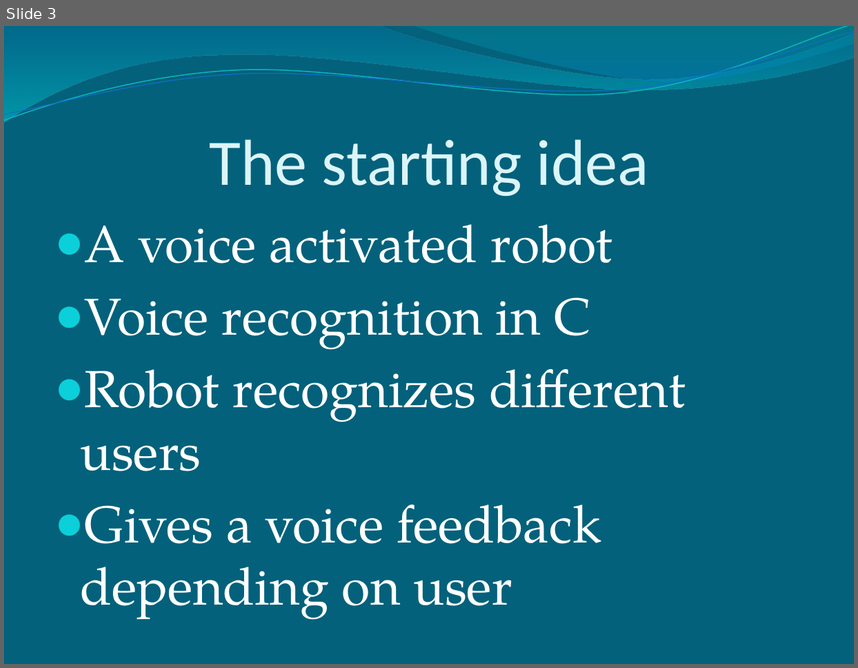
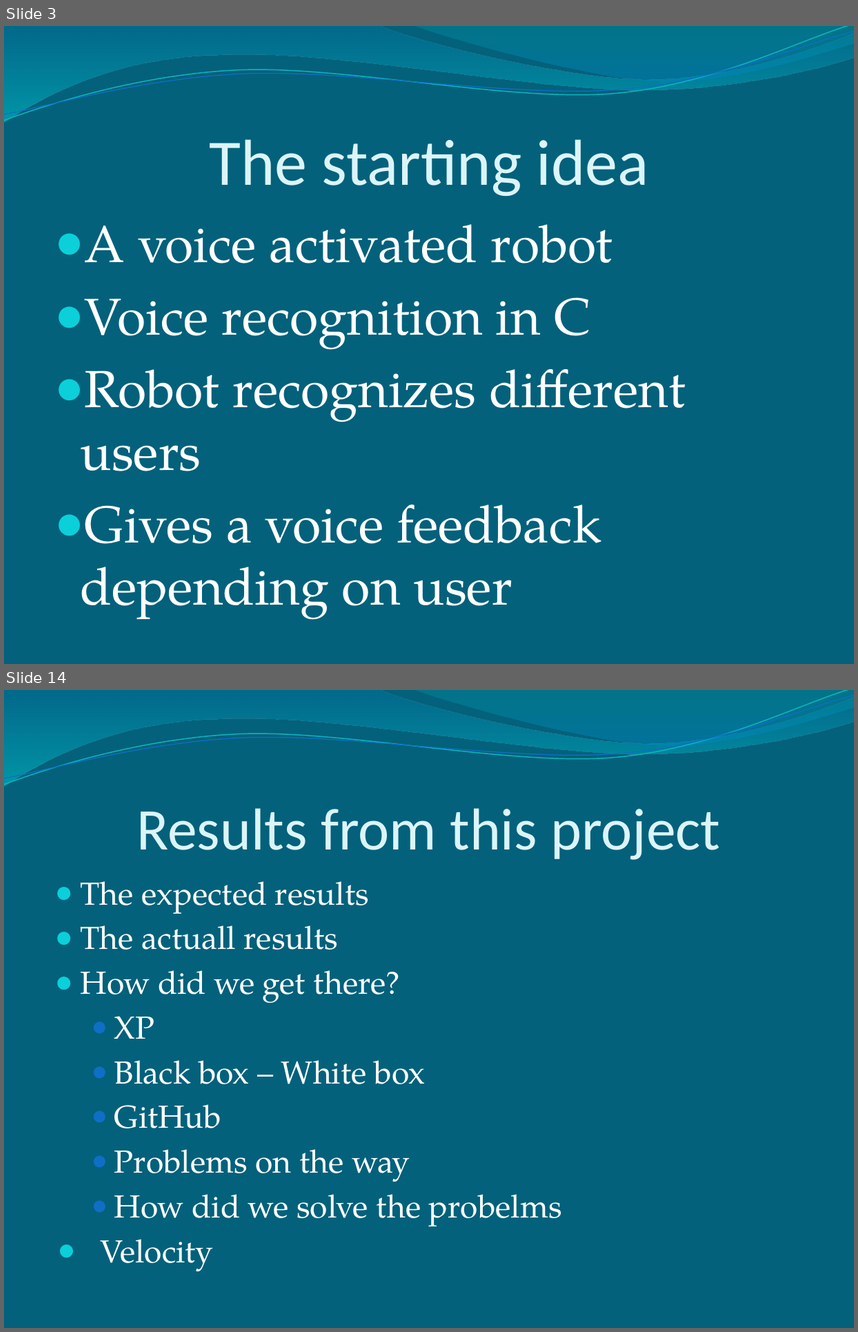
Before and after one commit to Pontus92/JAMP, a slide deck: PowerPoint/Easy Speech.pptx. Shown one above the other, each under a label of ours: slide 3 before the commit, slides 3 and 14 after it; the slides between them are not shown. The pictures are 858x668 and 858x1332 pixels, drawn with LibreOffice and Linux fonts; fonts in the diff are those of the drawing. Boxes give left, top, right and bottom in pixels: in the first picture for what was removed or moved away, otherwise in the second. Text is boxed around its words. In the diff, an @@ line names an element or a change of style, - is before the commit and + after.

```diff
--- a/PowerPoint/Easy Speech.pptx
+++ b/PowerPoint/Easy Speech.pptx
@@ slide 14 added at box(4, 690, 854, 1328), background #04617B; not listed: 4 template elements that a slide beside it also shows @@
@@ title added at box(136, 808, 720, 860), 50 pt, text #DBF5F9 @@
+Results from this project
@@ text added at box(81, 881, 562, 1271), 27 pt, text #FFFFFF @@
+● The expected results
+● The actuall results
+● How did we get there?
+  ● XP
+  ● Black box – White box
+  ● GitHub
+  ● Problems on the way
+  ● How did we solve the probelms
+● Velocity
```
Also in this commit, not shown: 5 slides changed, 11 other slides added, 2 slides removed, 1 other file.
